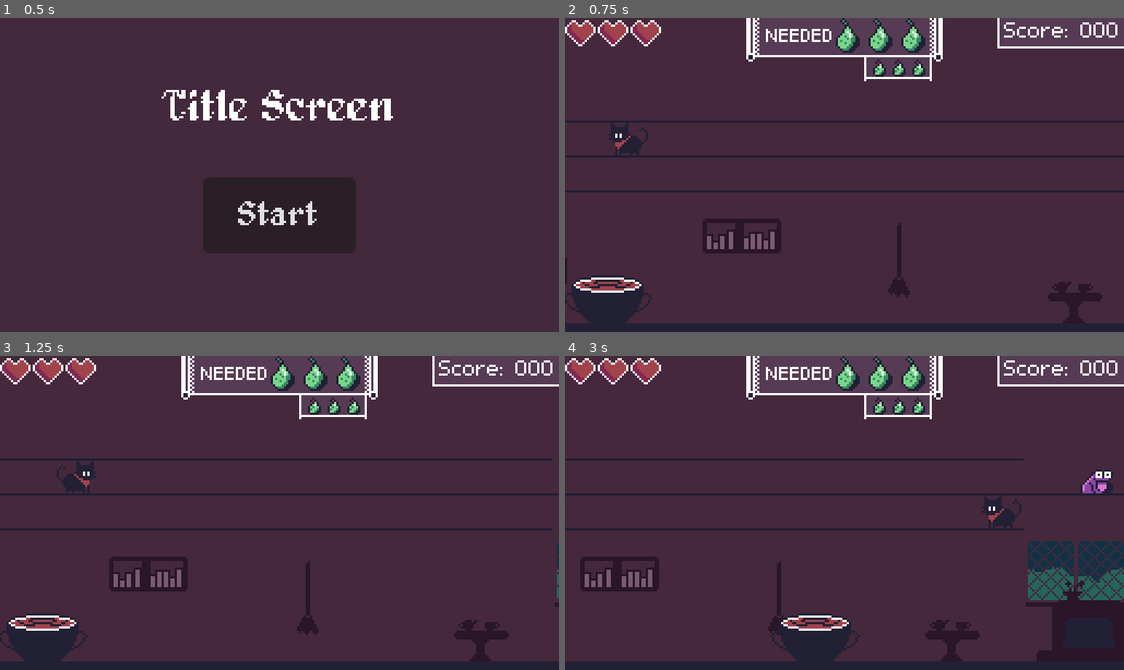
Above: before the commit, frames 1-4 (two rows, left to right).
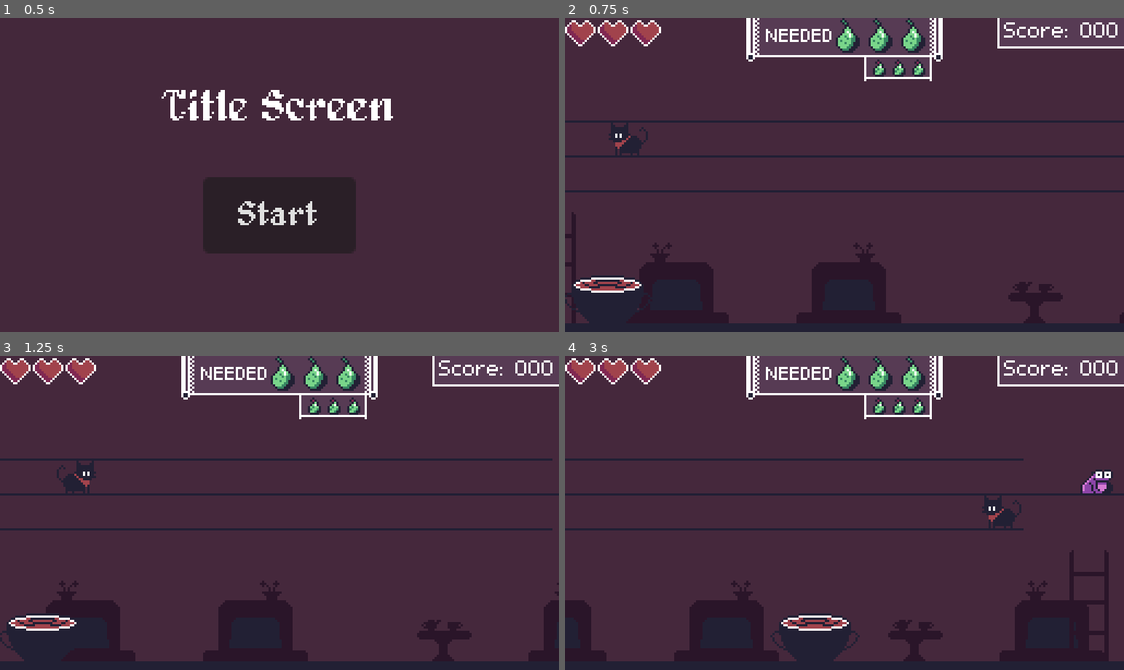
Above: after the commit, the same moments.

Repository: Bazooh/BlackCatJam
Game: Godot game, scene res://ui/menu.tscn
Same seed, same stepped clock (60 frames per second), same inputs: the game is played once before the commit and once after it.
Inputs:
- Up to frame 1 (0.5 s): no input
- Up to frame 2 (0.75 s): click "Start" at 0.5 s
- Up to frame 3 (1.25 s): no input
- Up to frame 4 (3 s): hold Right (right) 1.28-2.03 s; hold S (down) 2.03-2.78 s; hold Right (right) from 2.78 s (still down)

Frame 1 is identical in both runs. In frame 2, 8.3% of the frame differs, in the area x 0-100%, y 61-98%; in frame 3, 7.9%; in frame 4, 11%, in the area x 0-100%, y 59-98%.

Commit message:
changes

Diff:
--- a/level/Background.gd
+++ b/level/Background.gd
@@ -1,6 +1,7 @@
-extends Node2D
+class_name Background extends Node2D
 
 @export var decor_density = 0.9
+@export var decor_folder: String = "ground"
 
 var possible_decor : Array[PackedScene] = []
 @export var decor_offset : float = 10
@@ -10,9 +11,11 @@
 
 
 func _ready():
-	for file in DirAccess.get_files_at("res://level/decor/"):
-		var decor: PackedScene = load("res://level/decor/" + file)
+	var folder := "res://level/decor/" + decor_folder + "/"
+	for file in DirAccess.get_files_at(folder):
+		var decor: PackedScene = load(folder + file)
 		possible_decor.append(decor)
+
 
 
 func get_random_decor() -> PackedScene:
@@ -37,6 +40,7 @@
 			decor.position.x = x_pos + current_x
 			decor.position.y = floor_y
 			decor.level_generator = level_generator
+			decor.z_index += self.z_index
 			get_tree().root.add_child(decor)
 			current_x += decor.sprite.get_rect().size.x
 		current_x += decor_gap + randf_range(0, 1) * decor_offset
--- a/level/decor.gd
+++ b/level/decor.gd
@@ -9,7 +9,7 @@
 	if can_flip and randf() < 0.5:
 		sprite.flip_h = true
 
-func _process(delta):
+func _physics_process(delta: float):
 	if not is_instance_valid(level_generator):
 		queue_free()
 		return
--- a/level/level_generator.gd
+++ b/level/level_generator.gd
@@ -34,7 +34,7 @@
 
 @onready var grid: Array = init_grid()
 @onready var platform_size: float = platform_node.instantiate().get_node("CollisionShape2D").shape.get_rect().size.x
-@onready var background: Node2D = $Background
+var backgrounds: Array[Background] = []
 
 var items_node: Array = []
 var platforms: Array = []
@@ -137,7 +137,12 @@
 				add_child(item)
 
 	chunk_number += 1
-	background.generate_decor((idx*chunk_length * platform_size), self)
+
+	if backgrounds.size() == 0:
+		load_backgrounds()
+
+	for background in backgrounds:
+		background.generate_decor((idx*chunk_length * platform_size), self)
 
 
 func move_grid() -> void:
@@ -177,6 +182,12 @@
 	grid_to_node()
 
 
+
+func load_backgrounds():
+	for child in get_children():
+		if child is Background:
+			backgrounds.append(child as Background)
+
 func _physics_process(delta: float) -> void:
 	position.x -= speed * delta
 
--- a/level/level_generator.tscn
+++ b/level/level_generator.tscn
@@ -8,14 +8,11 @@
 platform_density = 0.6
 grid_y_offset = 48
 
-[node name="Background" type="Node2D" parent="."]
+[node name="BackgroundFloor" type="Node2D" parent="."]
+z_index = -1
 script = ExtResource("2_dmka4")
 
-[node name="Background2" type="Node2D" parent="."]
+[node name="BackgroundWall" type="Node2D" parent="."]
+z_index = -5
 script = ExtResource("2_dmka4")
-
-[node name="Background3" type="Node2D" parent="."]
-script = ExtResource("2_dmka4")
-
-[node name="Background4" type="Node2D" parent="."]
-script = ExtResource("2_dmka4")
+decor_folder = "wall"
Renamed: level/decor/decor_chair.tscn -> level/decor/ground/decor_chair.tscn
Renamed: level/decor/decor_desk_cat.tscn -> level/decor/ground/decor_desk_cat.tscn
Renamed: level/decor/decor_fireplace.tscn -> level/decor/ground/decor_fireplace.tscn
Renamed: level/decor/decor_ladder.tscn -> level/decor/ground/decor_ladder.tscn
Renamed: level/decor/decor_table.tscn -> level/decor/ground/decor_table.tscn
Renamed: level/decor/decor_broom.tscn -> level/decor/wall/decor_broom.tscn
Renamed: level/decor/decor_painting0.tscn -> level/decor/wall/decor_painting0.tscn
Renamed: level/decor/decor_painting1.tscn -> level/decor/wall/decor_painting1.tscn
Renamed: level/decor/decor_painting2.tscn -> level/decor/wall/decor_painting2.tscn
Renamed: level/decor/decor_wallshelf.tscn -> level/decor/wall/decor_wallshelf.tscn
Renamed: level/decor/decor_winding_rectangle.tscn -> level/decor/wall/decor_winding_rectangle.tscn
Renamed: level/decor/decor_window_round.tscn -> level/decor/wall/decor_window_round.tscn
